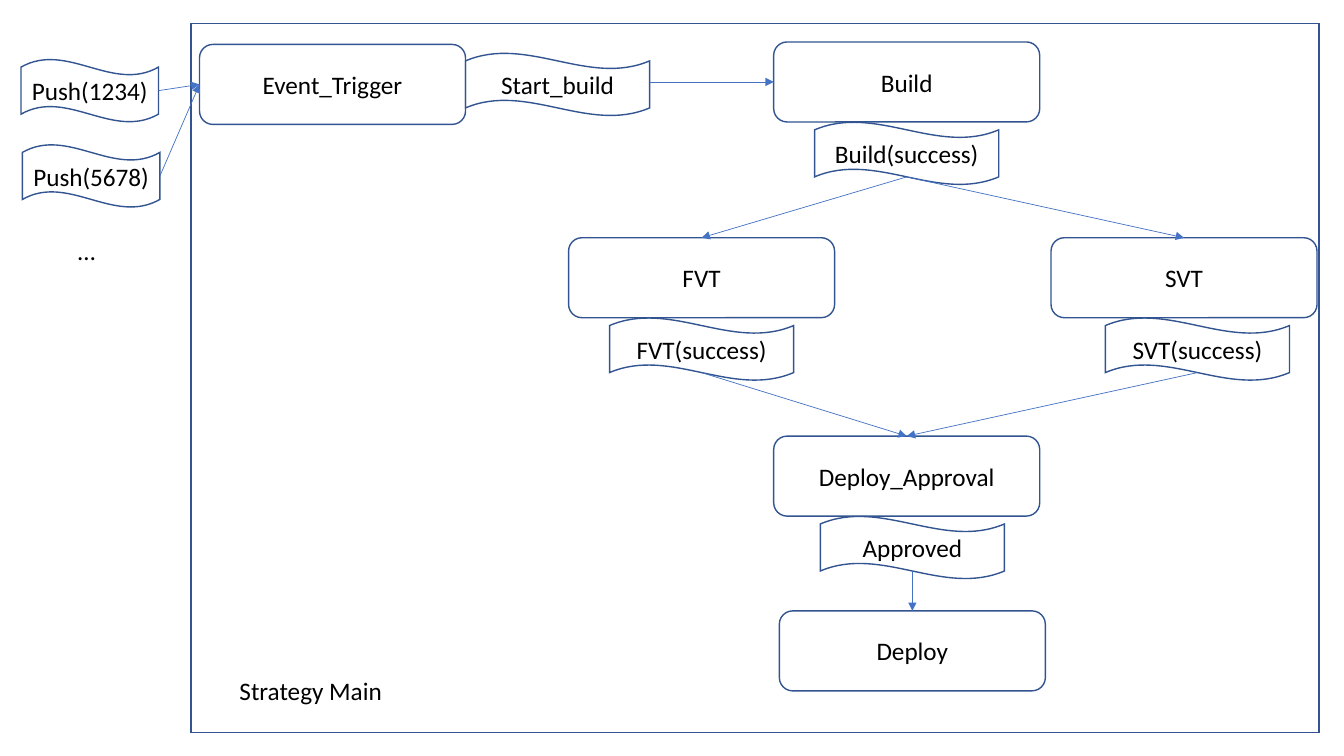
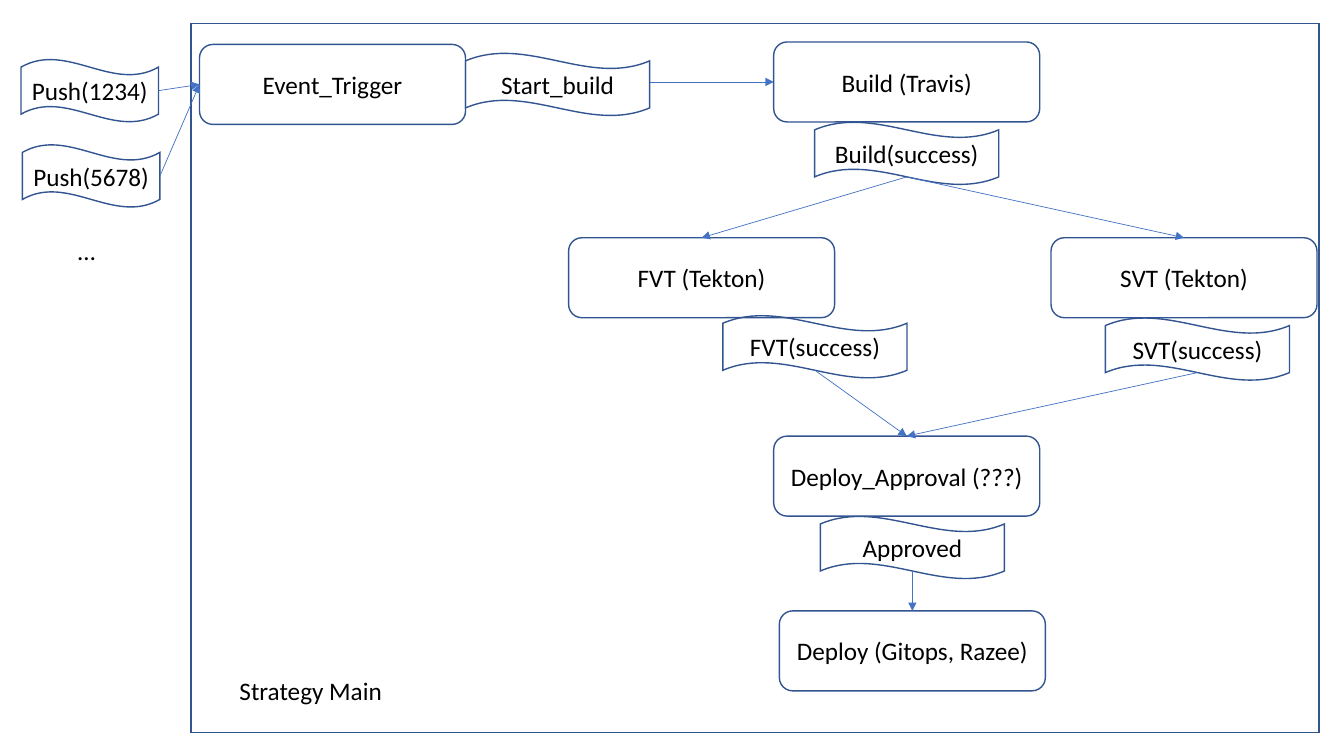
Before and after one commit to mchenggit/kabanero-event, a slide deck: slide 8 of architecture/KabaneroEvent.pptx. Drawn at 1344x756 pixels with LibreOffice and Linux fonts; fonts in the diff are those of the drawing. Boxes give left, top, right and bottom in pixels: in the first picture for what was removed or moved away, otherwise in the second. Text is boxed around its words. In the diff, an @@ line names an element or a change of style, - is before the commit and + after.

```diff
--- a/architecture/KabaneroEvent.pptx
+++ b/architecture/KabaneroEvent.pptx
@@ text in rounded rectangle at (842,73,972,96): text changed @@
-Build
+Build (Travis)
@@ text in rounded rectangle at (638,268,766,291): text changed @@
-FVT
+FVT (Tekton)
@@ text in rounded rectangle at (1120,268,1248,291): text changed @@
-SVT
+SVT (Tekton)
@@ wave "FVT(success)": place and size @@
-wave "FVT(success)" at (610,318,795,380)
+wave "FVT(success)" at (723,316,907,378)
@@ arrow moved from (702, 373) - (907, 437) to (816, 370) - (907, 437) @@
@@ text in rounded rectangle at (791,468,967,490): text changed @@
-Deploy_Approval
+Deploy_Approval (???)
@@ text in rounded rectangle at (797,641,1028,664): text changed @@
-Deploy
+Deploy (Gitops, Razee)
```
Also in this commit, not shown: 1 other slide changed, 2 slides added, 2 other files.
